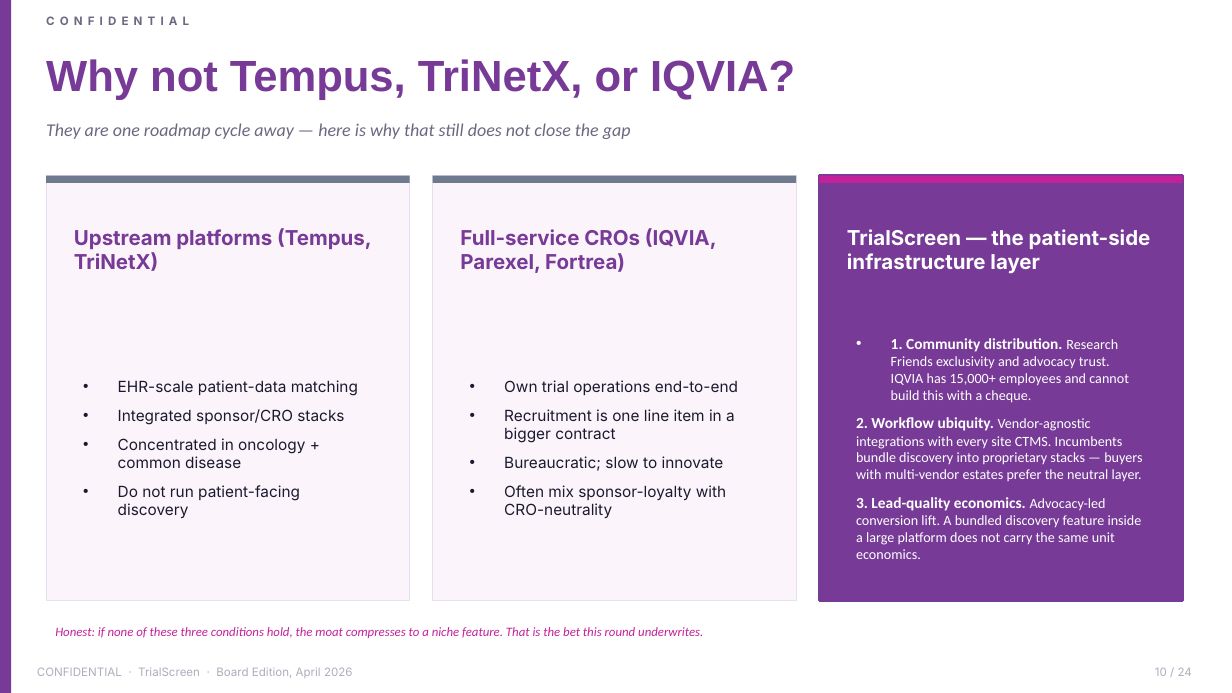
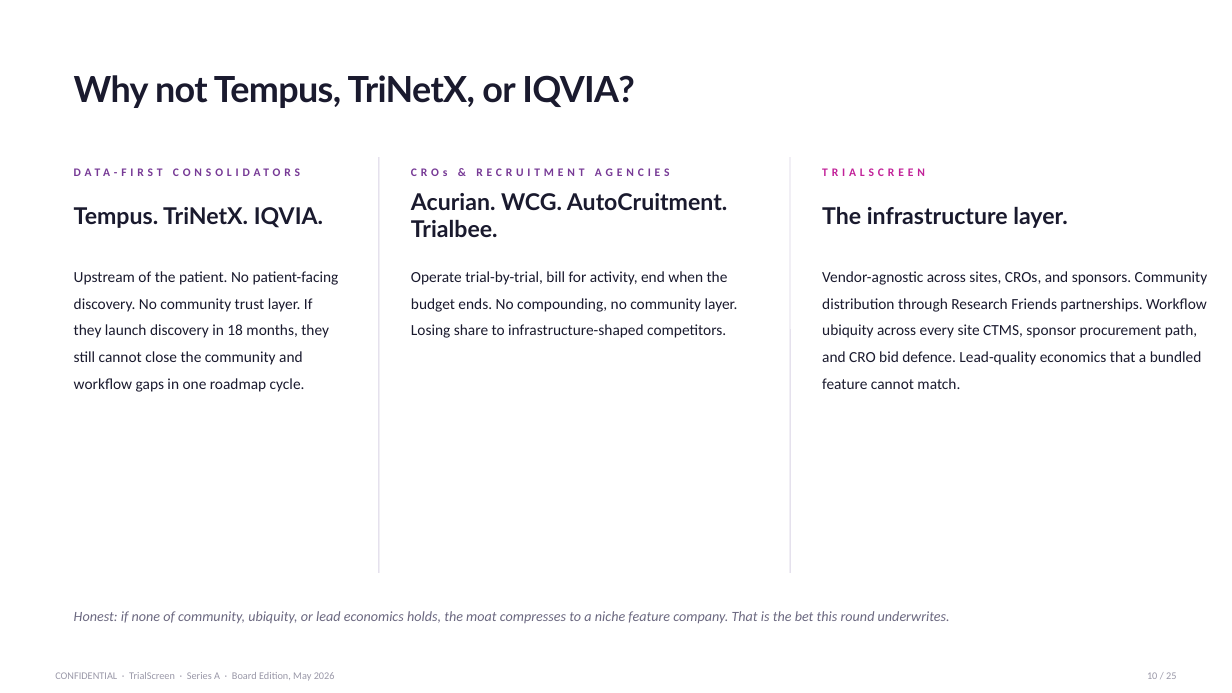
Before and after one commit to akamu47/trialscreen-board-pack, a slide deck: slide 10 of documents/TrialScreen_SeriesA_Deck.pptx (slide 11 before the commit). Drawn at 1232x693 pixels with LibreOffice and Linux fonts; fonts in the diff are those of the drawing. Boxes give left, top, right and bottom in pixels: in the first picture for what was removed or moved away, otherwise in the second. Text is boxed around its words. In the diff, an @@ line names an element or a change of style, - is before the commit and + after.

Commit message:
Series A deck v2 \u2014 editorial rebuild
Responding to Hugo's feedback that the v1 deck felt too grid-like, blocky,
and AI-generated. Content unchanged; layout fully reworked.

What changed:
- Every slide now has a distinct shape \u2014 no repeating 2x2 grids, no repeated magenta-stripe lilac cards, no numbered chevron strips, no bottom punchline bar.
- Typographic scale expanded (32pt prose titles to 72pt hero numbers) so titles vary with content weight, not template.
- Ten asymmetric layout shapes (A-J) distributed so no two consecutive slides share one.
- 5 rest-beat slides with \u226420 words of body. 3 slides are pure type on white.
- Tables stripped to thin neutral rules; no heavy purple header fills, no lilac alt rows.
- Cover and close remain dark; rest of the deck is white with disciplined purple + a single magenta inline emphasis per ~3 slides.
- CONFIDENTIAL kicker removed from content slides; kept only in the footer strip.

Previous v1 archived to documents/_archive/TrialScreen_SeriesA_Deck_v1.pptx.

```diff
--- a/documents/TrialScreen_SeriesA_Deck.pptx
+++ b/documents/TrialScreen_SeriesA_Deck.pptx
@@ rectangle removed at box(0, 0, 11, 693) @@
@@ text "Why not Tempus, TriNetX, or ...": place and size @@
-text "Why not Tempus, TriNetX, or ..." at box(46, 59, 795, 100)
+text "Why not Tempus, TriNetX, or ..." at box(74, 75, 634, 108)
@@ text "Why not Tempus, TriNetX, or ..." at box(74, 75, 634, 108): size 34 to 28 pt, font Arial to Lato, text colour #773A96 to #1A1A2E, letter spacing 0 to -0.5 pt @@
@@ rectangle removed at box(46, 176, 409, 601) @@
@@ rectangle removed at box(46, 176, 409, 183) @@
@@ text added at box(74, 168, 118, 176), 9 pt, text #773A96, bold @@
+DATA-FIRST CONSOLIDATORS
@@ line added from (379, 157) to (379, 573), #D8D2E4 0.75 pt @@
@@ text added at box(411, 168, 670, 176), 9 pt, text #773A96, bold @@
+CROs & RECRUITMENT AGENCIES
@@ rectangle removed at box(433, 176, 796, 601) @@
@@ rectangle removed at box(433, 176, 796, 183) @@
@@ line added from (790, 157) to (790, 573), #D8D2E4 0.75 pt @@
@@ rectangle removed at box(820, 176, 1183, 601) @@
@@ rectangle removed at box(820, 176, 1183, 183) @@
@@ text added at box(822, 168, 925, 176), 9 pt, text #C22299, bold @@
+TRIALSCREEN
@@ text at box(74, 207, 323, 228): text changed; size 16 to 18 pt; font Inter to Lato; text colour #773A96 to #1A1A2E @@
-Upstream platforms (Tempus, TriNetX)
+Tempus. TriNetX. IQVIA.
@@ text added at box(411, 193, 727, 237), 18 pt, text #1A1A2E, bold @@
+Acurian. WCG. AutoCruitment. Trialbee.
@@ text at box(822, 207, 1067, 228): text changed; size 16 to 18 pt; font Inter to Lato; text colour #FFFFFF to #1A1A2E @@
-TrialScreen — the patient-side infrastructure layer
+The infrastructure layer.
@@ text removed at box(460, 228, 717, 273) @@
-Full-service CROs (IQVIA, Parexel, Fortrea)
@@ text "Upstream of the patient. No ..." at box(74, 271, 339, 392): vertical alignment middle to top @@
@@ text at box(74, 271, 339, 392): text changed; size 14 to 12 pt; text colour #6B6880 to #1A1A2E; italic off @@
-They are one roadmap cycle away — here is why that still does not close the gap
+Upstream of the patient. No patient-facing discovery. No community trust layer. If they launch discovery in 18 months, they still cannot close the community and workflow gaps in one roadmap cycle.
@@ text added at box(411, 271, 738, 338), 12 pt, text #1A1A2E @@
+Operate trial-by-trial, bill for activity, end when the budget ends. No compounding, no community layer. Losing share to infrastructure-shaped competitors.
@@ text added at box(822, 271, 1208, 389), 12 pt, text #1A1A2E @@
+Vendor-agnostic across sites, CROs, and sponsors. Community distribution through Research Friends partnerships. Workflow ubiquity across every site CTMS, sponsor procurement path, and CRO bid defence. Lead-quality economics that a bundled feature cannot match.
@@ text removed at box(856, 338, 1142, 559) @@
-• 1. Community distribution. Research Friends exclusivity and advocacy trust. IQVIA has 15,000+ employees and cannot build this with a cheque.
-2. Workflow ubiquity. Vendor-agnostic integrations with every site CTMS. Incumbents bundle discovery into proprietary stacks — buyers with multi-vendor estates prefer the neutral layer.
-3. Lead-quality economics. Advocacy-led conversion lift. A bundled discovery feature inside a large platform does not carry the same unit economics.
@@ text removed at box(118, 380, 358, 518) @@
-• EHR-scale patient-data matching
-• Integrated sponsor/CRO stacks
-• Concentrated in oncology + common disease
-• Do not run patient-facing discovery
@@ text removed at box(504, 380, 738, 518) @@
-• Own trial operations end-to-end
-• Recruitment is one line item in a bigger contract
-• Bureaucratic; slow to innovate
-• Often mix sponsor-loyalty with CRO-neutrality
@@ text at box(74, 611, 950, 623): text changed; size 10 to 11 pt; text colour #C22299 to #6B6880 @@
-Honest: if none of these three conditions hold, the moat compresses to a niche feature. That is the bet this round underwrites.
+Honest: if none of community, ubiquity, or lead economics holds, the moat compresses to a niche feature company. That is the bet this round underwrites.
@@ text removed at box(37, 668, 122, 676) @@
-CONFIDENTIAL
@@ text at box(55, 672, 335, 681): text changed; size 9 to 8 pt; font Inter to Calibri; text colour #B0ADBD to #9A98A8 @@
-CONFIDENTIAL · TrialScreen · Board Edition, April 2026
+CONFIDENTIAL · TrialScreen · Series A · Board Edition, May 2026
@@ text at box(1147, 672, 1176, 679): text changed; size 9 to 8 pt; font Inter to Calibri; text colour #B0ADBD to #9A98A8 @@
-10 / 24
+10 / 25
```
Also in this commit, not shown: 13 other slides changed, 11 slides added, 11 slides removed, 2 other files.
